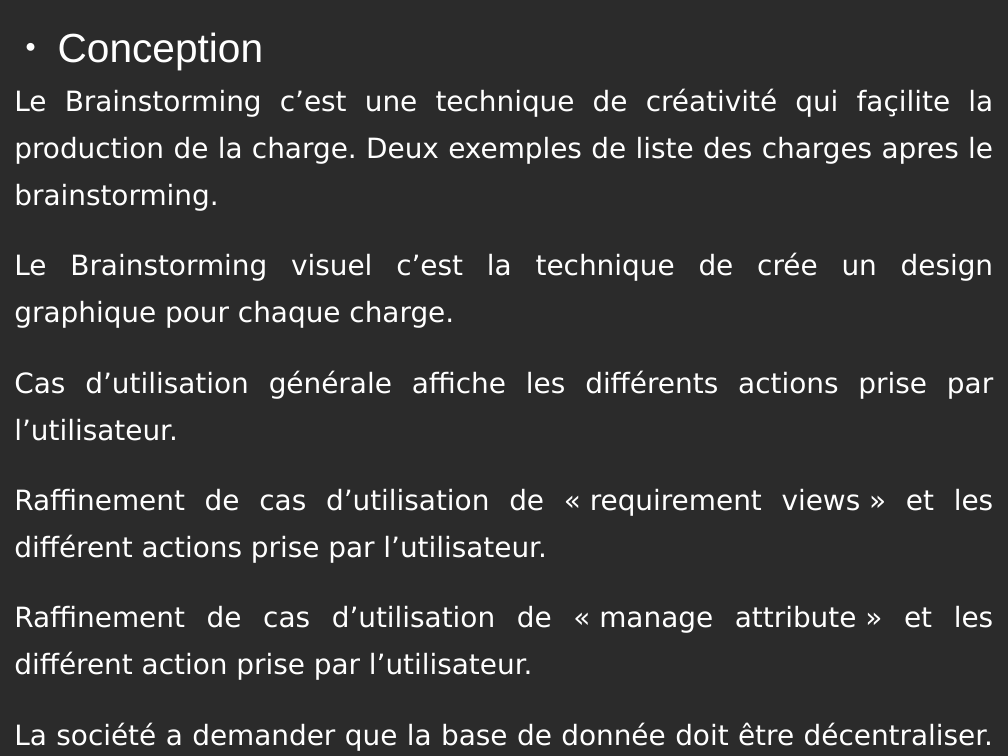
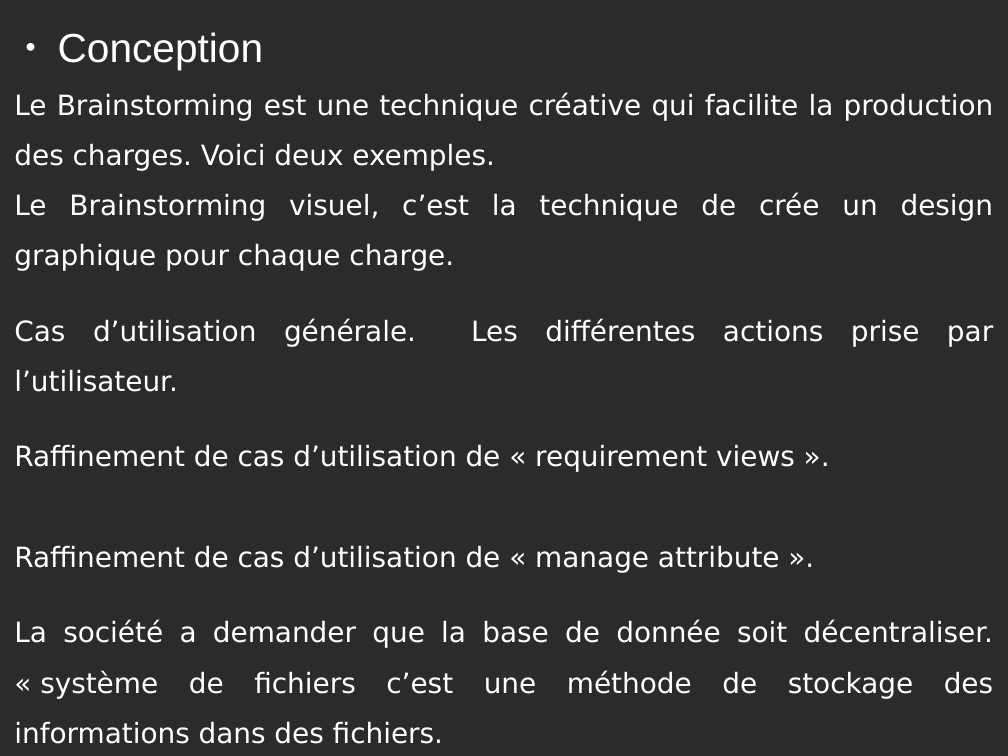
Before and after one commit to amine95bz/PFE, a slide deck: slide 6 of speech.odp. Drawn at 1008x756 pixels with LibreOffice and Linux fonts; fonts in the diff are those of the drawing; background and template pictures are left out; a plain dark background stands for a picture behind light text. Boxes give left, top, right and bottom in pixels: in the first picture for what was removed or moved away, otherwise in the second. Text is boxed around its words. In the diff, an @@ line names an element or a change of style, - is before the commit and + after.

Commit message:
fix presentation

```diff
--- a/speech.odp
+++ b/speech.odp
@@ text at box(14, 92, 994, 698): text changed @@
-Le Brainstorming c’est une technique de créativité qui façilite la production de la charge. Deux exemples de liste des charges apres le brainstorming.
-Le Brainstorming visuel c’est la technique de crée un design graphique pour chaque charge.
-Cas d’utilisation générale affiche les différents actions prise par l’utilisateur.
-Raffinement de cas d’utilisation de « requirement views » et les différent actions prise par l’utilisateur.
-Raffinement de cas d’utilisation de « manage attribute » et les différent action prise par l’utilisateur.
-La société a demander que la base de donnée doit être décentraliser. « système de fichiers c’est une méthode de stocker les information dans des fichiers.
+Le Brainstorming est une technique créative qui facilite la production des charges. Voici deux exemples.
+Le Brainstorming visuel, c’est la technique de crée un design graphique pour chaque charge.
+Cas d’utilisation générale. Les différentes actions prise par l’utilisateur.
+Raffinement de cas d’utilisation de « requirement views ».
+Raffinement de cas d’utilisation de « manage attribute ».
+La société a demander que la base de donnée soit décentraliser. « système de fichiers c’est une méthode de stockage des informations dans des fichiers.
```
Also in this commit, not shown: 6 other slides changed, 1 other file.
